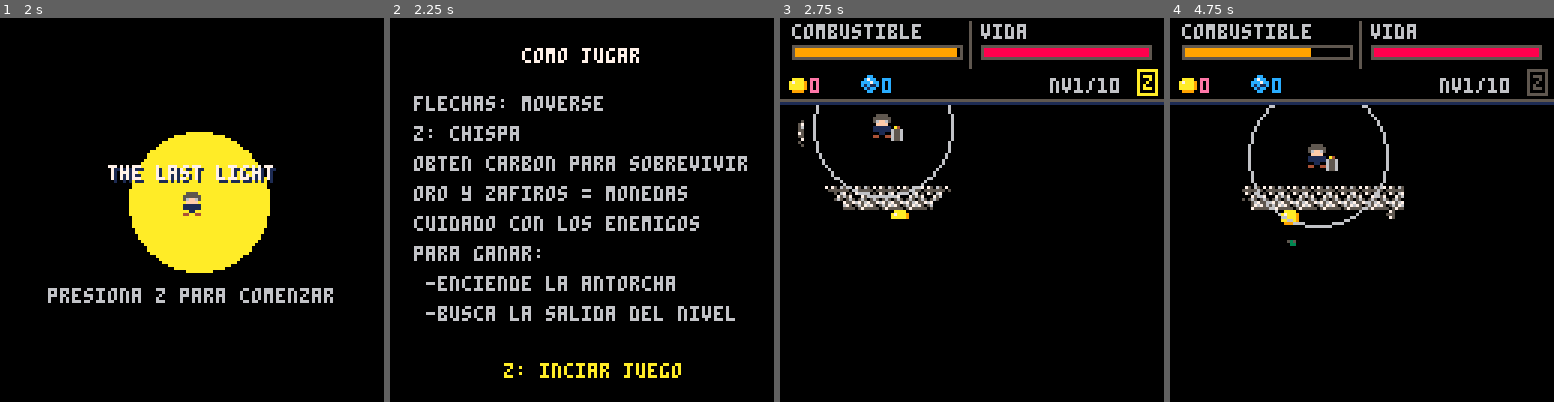
Above: before the commit, frames 1-4 (left to right).
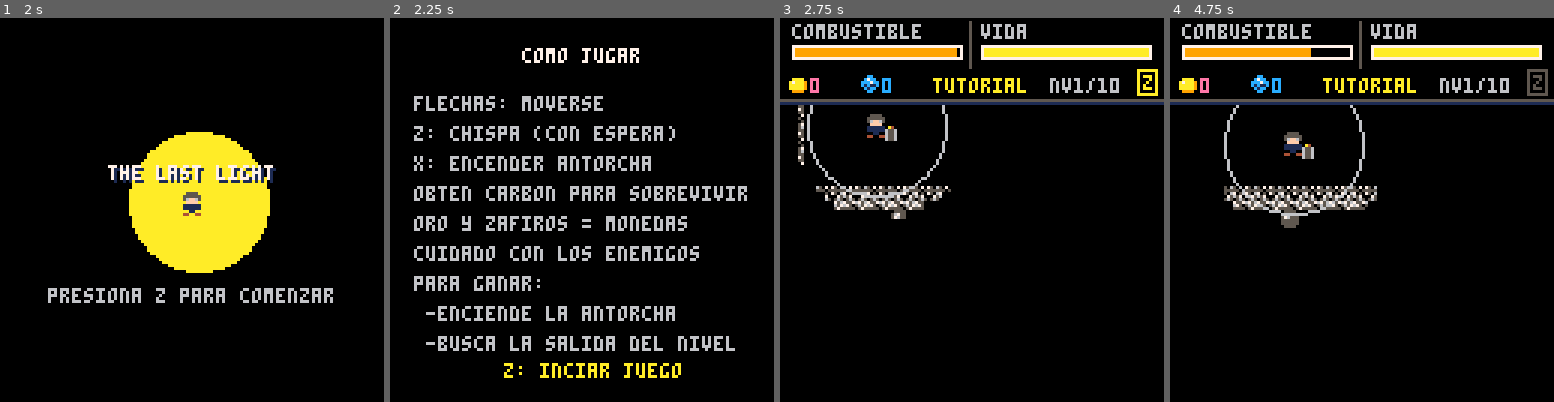
Above: after the commit, the same moments.

Repository: goncho09/the-last-light
Game: PICO-8 cartridge the-last-light.p8
Same seed, same stepped clock (60 frames per second), same inputs: the game is played once before the commit and once after it.
Inputs:
- Up to frame 1 (2 s): tap X (X key) at 0.33, 1.07, 1.85 s; tap O (Z key) at 0.7, 1.7 s; hold Right from 1.6 s (still down)
- Up to frame 2 (2.25 s): release Right at 2.1 s; tap O (Z key) at 2.1 s; hold Up from 2.15 s (still down)
- Up to frame 3 (2.75 s): release Up at 2.42 s; hold Right from 2.47 s (still down); tap O (Z key) at 2.5 s
- Up to frame 4 (4.75 s): tap O (Z key) every 0.4 s from 2.9 to 4.5 s; tap X (X key) at 2.97, 4.08 s; release Right at 3.03 s; hold Left 3.08-3.58 s; hold Down 3.63-3.97 s; hold Right 4.02-4.68 s; hold Up from 4.73 s (still down)

Frame 1 is identical in both runs. In frame 2, 8.1% of the frame differs, in the area x 6-93%, y 28-87%; in frame 3, 4.5%; in frame 4, 5.5%.

Commit message:
updated death screen

Diff:
--- a/the-last-light.p8
+++ b/the-last-light.p8
@@ -36,8 +36,8 @@
 
     px = 24
     py = 24
-    velocidad_base = 1.1
-    velocidad = 1.1
+    velocidad_base = 0.7
+    velocidad = 0.7
     mirando_izq = false
     vida = 100
 
@@ -143,12 +143,20 @@
     end
 end
 
+function tiene_espacio_alrededor(x, y, margen)
+    return posicion_libre(x - margen, y)
+            and posicion_libre(x + margen, y)
+            and posicion_libre(x, y - margen)
+            and posicion_libre(x, y + margen)
+end
+
 function posicion_valida_objeto(x, y, dist_min_entre_si, dist_min_spawn)
     local dx1 = x - item_salida.x
     local dy1 = y - item_salida.y
     local dx2 = x - px
     local dy2 = y - py
     return posicion_libre(x, y)
+            and tiene_espacio_alrededor(x, y, 8)
             and dx1 * dx1 + dy1 * dy1 > dist_min_entre_si ^ 2
             and dx2 * dx2 + dy2 * dy2 > dist_min_spawn ^ 2
 end
@@ -163,6 +171,8 @@
         combustible = 100
         px = 24
         py = 32
+        mostrando_tutorial_tag = true
+        timer_tutorial_tag = 90
     elseif n == 10 then
         reload(0x2000, 0x2000, 0x1000)
         combustible = 100
@@ -201,7 +211,7 @@
                 antorcha.x = 60 + rnd(50)
                 antorcha.y = 35 + rnd(70)
                 item_salida.x = 16 + rnd(35)
-                item_salida.y = 24 + rnd(70)
+                item_salida.y = 35 + rnd(70)
             else
                 antorcha.x = 16 + rnd(200)
                 antorcha.y = 35 + rnd(200)
@@ -210,7 +220,8 @@
             end
             intentos += 1
         until (posicion_valida_objeto(antorcha.x, antorcha.y, dist_minima, dist_minima_spawn)
-                    and posicion_libre(item_salida.x, item_salida.y)) or intentos > 500
+                    and posicion_libre(item_salida.x, item_salida.y)
+                    and tiene_espacio_alrededor(item_salida.x, item_salida.y, 8)) or intentos > 500
     end
 
     item_salida.activo = false
@@ -227,8 +238,18 @@
         ey = 35 + rnd(200)
         local dx = ex - px
         local dy = ey - py
+
+        local lejos_de_otros = true
+        for otro in all(enemigos) do
+            local ox = abs(ex - otro.x)
+            local oy = abs(ey - otro.y)
+            if ox < 30 and oy < 30 then
+                lejos_de_otros = false
+            end
+        end
+
         intentos += 1
-    until (posicion_libre(ex, ey) and dx * dx + dy * dy > 70 * 70) or intentos > 200
+    until (posicion_libre(ex, ey) and dx * dx + dy * dy > 70 * 70 and lejos_de_otros) or intentos > 200
     return {
         tipo = tipo, spr = spr, x = ex, y = ey, vx = 0, vy = 0,
         v_base = v_base, radio_vision = radio_vision, danio = danio,
@@ -262,7 +283,7 @@
     minerales = {}
     if nivel_actual == 10 then return end
 
-    local cantidad = mid(2, 1 + nivel_actual, 5)
+    local cantidad = mid(2, 1 + nivel_actual, 4)
     for i = 1, cantidad do
         local m = {
             tipo = "carbon",
@@ -310,15 +331,12 @@
 function obtener_mineral_aleatorio(m)
     local bonus = nivel_actual * 0.01
     local suerte = rnd(1)
-    if suerte > 0.85 - bonus then
+    if suerte > 0.8 - bonus then
         m.tipo = "zafiro"
-        m.spr = spr_zafiro
-    elseif suerte > 0.6 - bonus then
+    elseif suerte > 0.45 - bonus then
         m.tipo = "oro"
-        m.spr = spr_oro
     else
         m.tipo = "carbon"
-        m.spr = spr_carbon
     end
 end
 
@@ -507,7 +525,7 @@
     for m in all(minerales) do
         if m.activo and abs(px - m.x) < 7 and abs(py - m.y) < 7 then
             if m.tipo == "carbon" then
-                combustible = mid(0, combustible + 25, 100)
+                combustible = mid(0, combustible + 18, 100)
                 sfx(5)
             elseif m.tipo == "oro" then
                 oro += 1
@@ -683,37 +701,39 @@
         end
     end
 
-    local pos_ant_x = px
-    local pos_ant_y = py
-
-    local dx, dy = 0, 0
-    if btn(0) then
-        dx -= velocidad mirando_izq = true
-    end
-    if btn(1) then
-        dx += velocidad mirando_izq = false
-    end
-    if btn(2) then dy -= velocidad end
-    if btn(3) then dy += velocidad end
-
-    if dx ~= 0 then
-        local nx = px + dx
-        if posicion_libre(nx, py) then px = nx end
-    end
-    if dy ~= 0 then
-        local ny = py + dy
-        if posicion_libre(px, ny) and ny >= 30 then
-            py = ny
-        end
-    end
-
-    if px ~= pos_ant_x or py ~= pos_ant_y then
-        contador_pasos += 1
-        if contador_pasos % 14 == 0 then
-            sfx(4)
-        end
-    else
-        contador_pasos = 0
+    if not transicion_salida then
+        local pos_ant_x = px
+        local pos_ant_y = py
+
+        local dx, dy = 0, 0
+        if btn(0) then
+            dx -= velocidad mirando_izq = true
+        end
+        if btn(1) then
+            dx += velocidad mirando_izq = false
+        end
+        if btn(2) then dy -= velocidad end
+        if btn(3) then dy += velocidad end
+
+        if dx ~= 0 then
+            local nx = px + dx
+            if posicion_libre(nx, py) then px = nx end
+        end
+        if dy ~= 0 then
+            local ny = py + dy
+            if posicion_libre(px, ny) and ny >= 30 then
+                py = ny
+            end
+        end
+
+        if px ~= pos_ant_x or py ~= pos_ant_y then
+            contador_pasos += 1
+            if contador_pasos % 14 == 0 then
+                sfx(4)
+            end
+        else
+            contador_pasos = 0
+        end
     end
 
     if timer_chispa > 0 then timer_chispa -= 1 end
@@ -725,27 +745,29 @@
         timer_chispa = 100
         sfx(8)
 
-        local radio_cegado = radio_base + 25
+        local radio_cegado = radio_base + 5
         for e in all(enemigos) do
             local edx = e.x - px
             local edy = e.y - py
             if edx * edx + edy * edy < radio_cegado * radio_cegado then
                 e.confundido = true
-                e.timer_confusion = 180
-            end
-        end
-
-        if not antorcha.encendida then
-            local adx = abs((px + 4) - (antorcha.x + 4))
-            local ady = abs((py + 4) - (antorcha.y + 4))
-            if adx < 12 and ady < 12 then
-                antorcha.encendida = true
-                antorcha.spr = spr_antorcha_e
-                item_salida.activo = true
-                item_salida.spr = spr_salida_a
-            end
-        end
-    end
+                e.timer_confusion = 60
+            end
+        end
+    end
+
+    if btnp(5) and not antorcha.encendida and nivel_actual != 10 then
+        local adx = abs((px + 4) - (antorcha.x + 4))
+        local ady = abs((py + 4) - (antorcha.y + 4))
+        if adx < 12 and ady < 12 then
+            antorcha.encendida = true
+            antorcha.spr = spr_antorcha_e
+            item_salida.activo = true
+            item_salida.spr = spr_salida_a
+            sfx(8)
+        end
+    end
+
     chequea_recoleccion()
 
     if nivel_actual == 10 and not transicion_salida and not mostrando_nivel_superado then
@@ -771,7 +793,7 @@
         else
             combustible = 0
             radio_luz = mid(0, radio_luz - 0.4, 100)
-            if radio_luz <= 0 then vida -= 0.5 end
+            if radio_luz <= 0 then vida -= 3 end
         end
     end
 
@@ -889,11 +911,11 @@
 
     if nivel_actual == 10 then
         print("vida", 4, 2, 6)
-        rect(4, 9, 60, 13, 5)
+        rect(4, 9, 60, 13, 7)
         rectfill(5, 10, 5 + (vida / 1.85), 12, 8)
 
         print("jefe", 67, 2, 8)
-        rect(67, 9, 123, 13, 5)
+        rect(67, 9, 123, 13, 7)
         rectfill(68, 10, 68 + (vida_jefe / (vida_jefe_max / 56)), 12, 8)
 
         line(63, 1, 63, 16, 5)
@@ -914,12 +936,12 @@
     end
 
     print("combustible", 4, 2, 6)
-    rect(4, 9, 60, 13, 5)
+    rect(4, 9, 60, 13, 7)
     rectfill(5, 10, 5 + (combustible / 1.85), 12, 9)
 
     print("vida", 67, 2, 6)
-    rect(67, 9, 123, 13, 5)
-    rectfill(68, 10, 68 + (vida / 1.85), 12, 8)
+    rect(67, 9, 123, 13, 7)
+    rectfill(68, 10, 68 + (vida / 1.85), 12, 10)
 
     line(63, 1, 63, 16, 5)
 
@@ -928,6 +950,10 @@
 
     spr(spr_zafiro, 26, 18)
     print(zafiro, 34, 20, 12)
+
+    if nivel_actual == 1 then
+        print("tutorial", 51, 20, 10)
+    end
 
     print("nv" .. nivel_actual .. "/" .. nivel_max, 90, 20, 6)
 
@@ -1037,17 +1063,23 @@
         local adx = abs((px + 4) - (antorcha.x + 4))
         local ady = abs((py + 4) - (antorcha.y + 4))
         if adx < 14 and ady < 14 then
-            print("z: encender antorcha", 24, 100, 10)
+            print("x: encender antorcha", 24, 100, 10)
         end
     end
 
     pal()
     dibujar_hud()
+
+    if radio_luz <= 0 and vida > 0 then
+        local tam = 10 + vida * 0.35
+        circfill(64, 75, tam, 9)
+        circfill(64, 75, tam - 6, 10)
+    end
 
     -- borde de alerta cuando la vida es critica, se dibuja al final para que no lo tape nada
     if vida_critica and flr(t() * 6) % 2 == 0 then
         fillp(0x5a5a)
-        rect(0, 0, 127, 127, 8)
+        rect(0, 0, 127, 127, 10)
         fillp()
     end
 
@@ -1094,13 +1126,14 @@
     print("como jugar", 44, 10, 7)
 
     print("flechas: moverse", 8, 26, 6)
-    print("z: chispa", 8, 36, 6)
-    print("obten carbon para sobrevivir", 8, 46, 6)
-    print("oro y zafiros = monedas", 8, 56, 6)
-    print("cuidado con los enemigos", 8, 66, 6)
-    print("para ganar:", 8, 76, 6)
-    print("-enciende la antorcha", 12, 86, 6)
-    print("-busca la salida del nivel", 12, 96, 6)
+    print("z: chispa (con espera)", 8, 36, 6)
+    print("x: encender antorcha", 8, 46, 6)
+    print("obten carbon para sobrevivir", 8, 56, 6)
+    print("oro y zafiros = monedas", 8, 66, 6)
+    print("cuidado con los enemigos", 8, 76, 6)
+    print("para ganar:", 8, 86, 6)
+    print("-enciende la antorcha", 12, 96, 6)
+    print("-busca la salida del nivel", 12, 106, 6)
 
     if flr(t() * 2) % 2 == 0 then
         print("z: inciar juego", 38, 115, 10)
